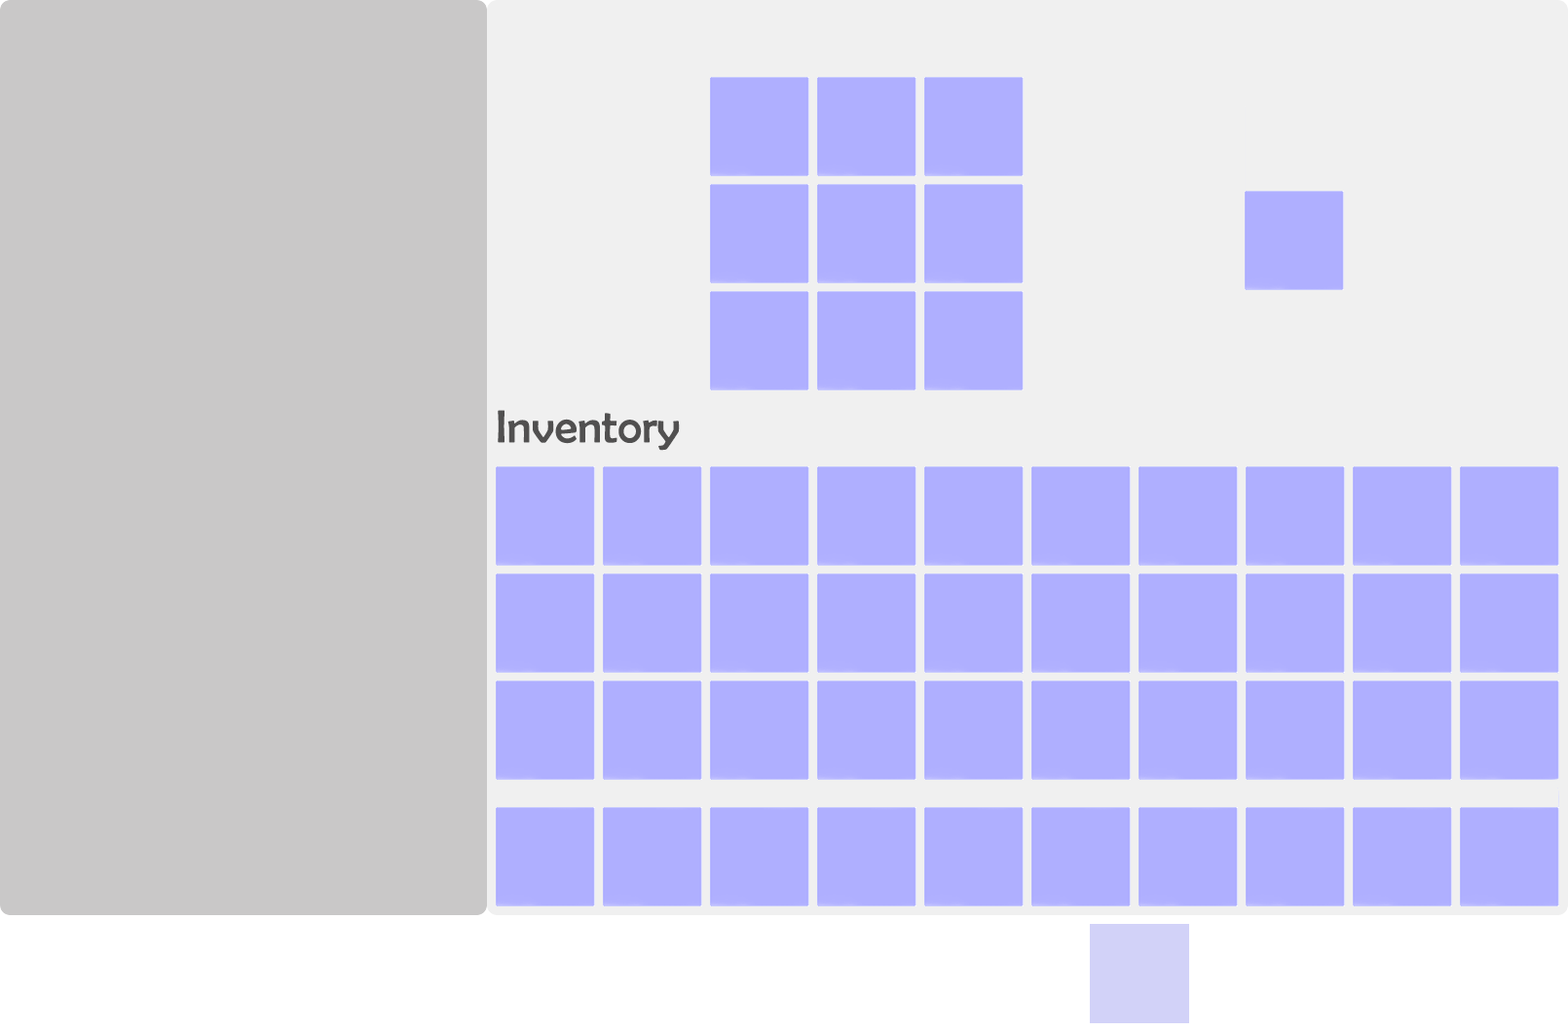
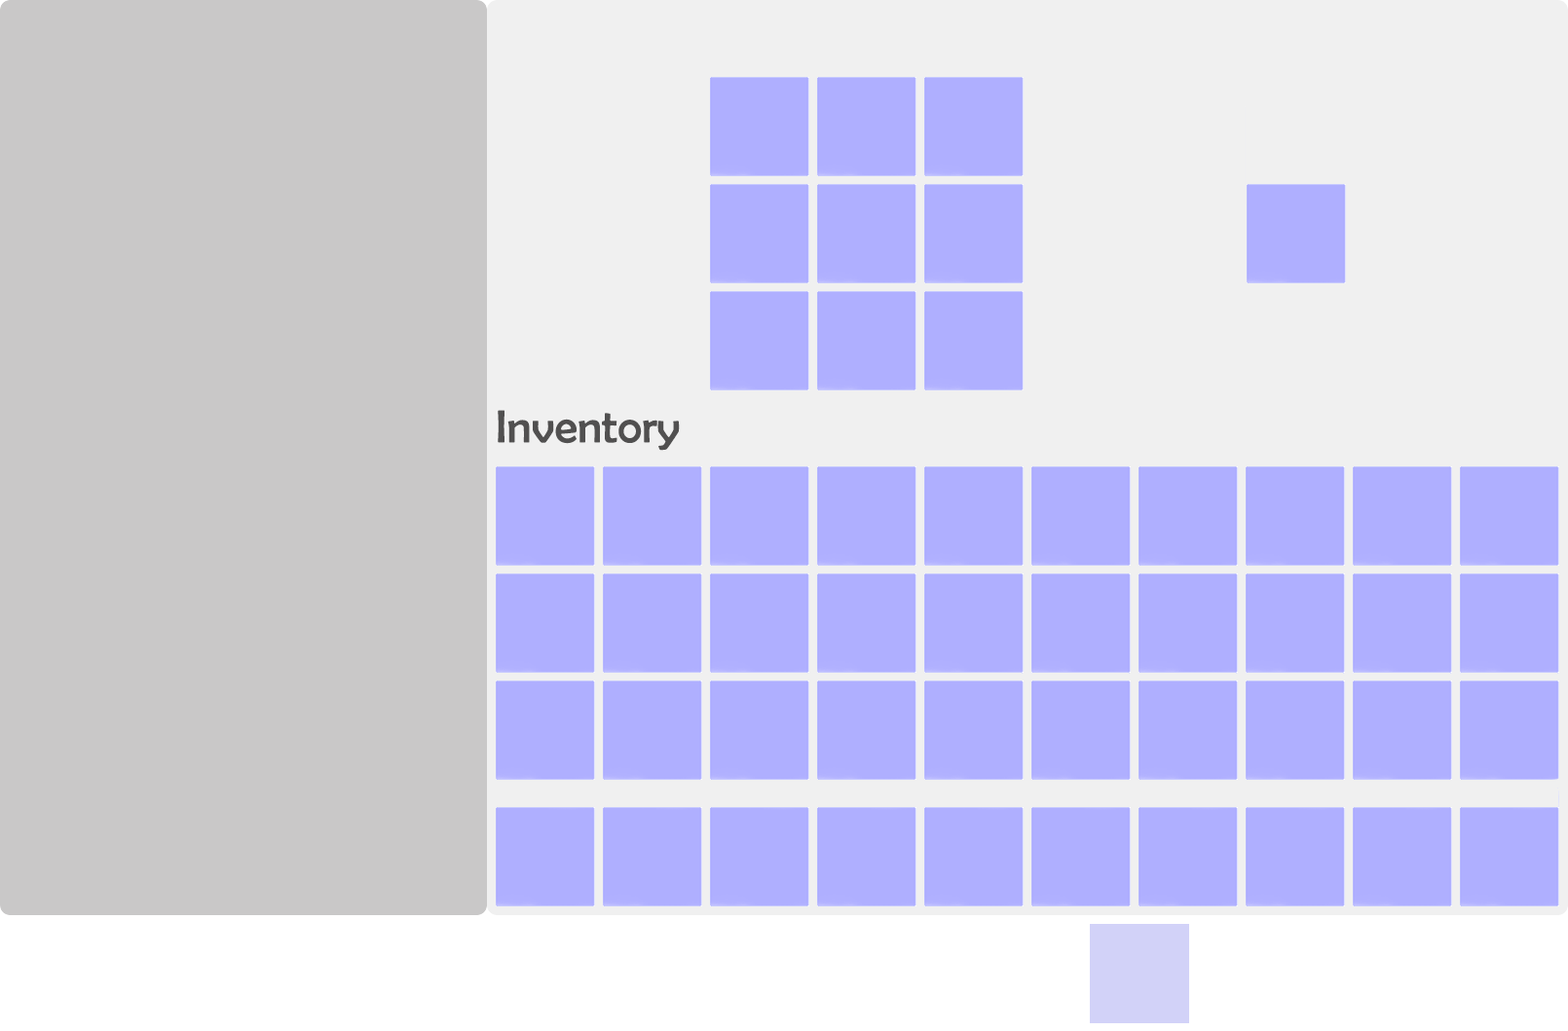
The second 1568 x 1031 image is a revision of the first. Changes to its layers:
painted on "Layer 7" over left=1244, top=184, right=1346, bottom=291